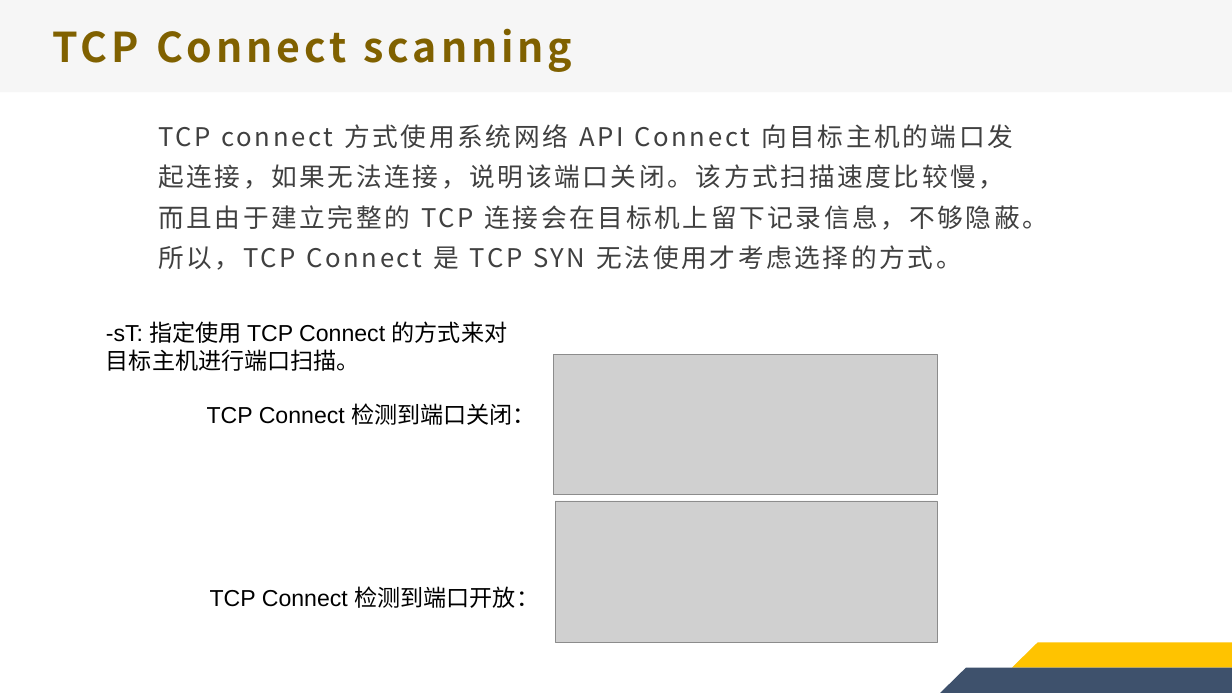
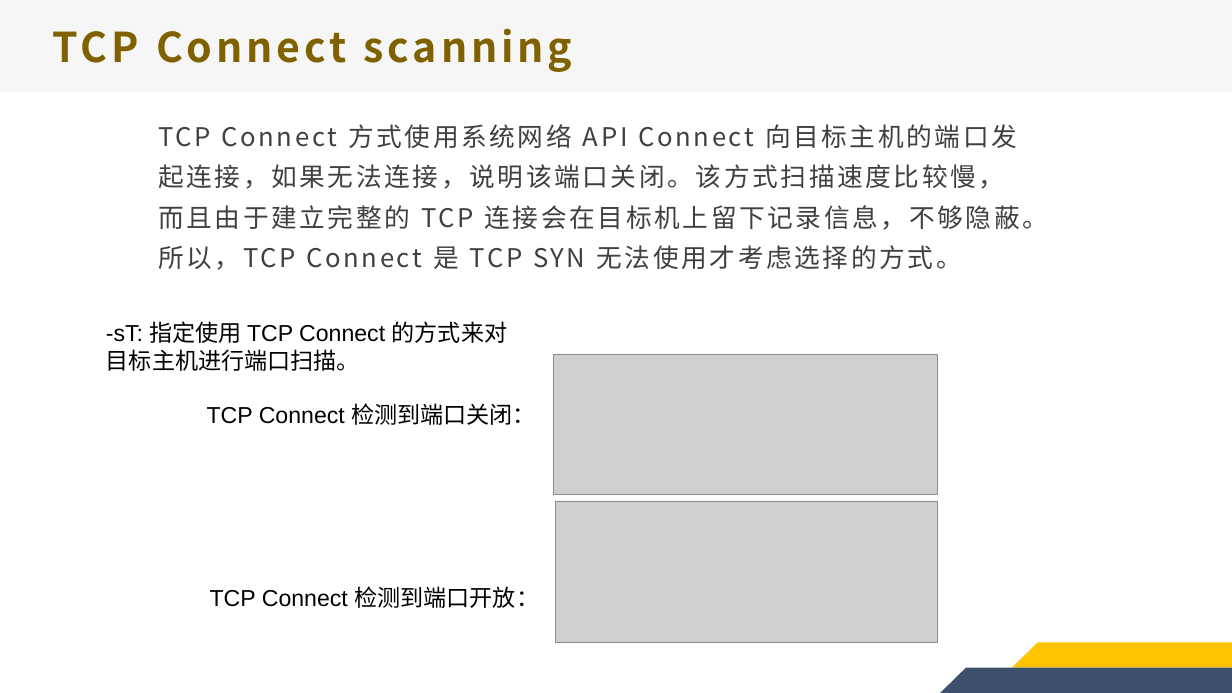
Before and after one commit to gakkiyomi/program-career-log, a slide deck: slide 12 of ppt/NMAP.pptx. Drawn at 1232x693 pixels with LibreOffice and Linux fonts; fonts in the diff are those of the drawing; grey boxes stand for pictures. Boxes give left, top, right and bottom in pixels: in the first picture for what was removed or moved away, otherwise in the second. Text is boxed around its words. In the diff, an @@ line names an element or a change of style, - is before the commit and + after.

```diff
--- a/ppt/NMAP.pptx
+++ b/ppt/NMAP.pptx
@@ text at <box>158,124,1048,269</box>: text changed @@
-TCP connect 方式使用系统网络 API Connect 向目标主机的端口发起连接，如果无法连接，说明该端口关闭。该方式扫描速度比较慢，而且由于建立完整的 TCP 连接会在目标机上留下记录信息，不够隐蔽。所以，TCP Connect 是 TCP SYN 无法使用才考虑选择的方式。
+TCP Connect 方式使用系统网络 API Connect 向目标主机的端口发起连接，如果无法连接，说明该端口关闭。该方式扫描速度比较慢，而且由于建立完整的 TCP 连接会在目标机上留下记录信息，不够隐蔽。所以，TCP Connect 是 TCP SYN 无法使用才考虑选择的方式。
```
Also in this commit, not shown: 7 other slides changed.
